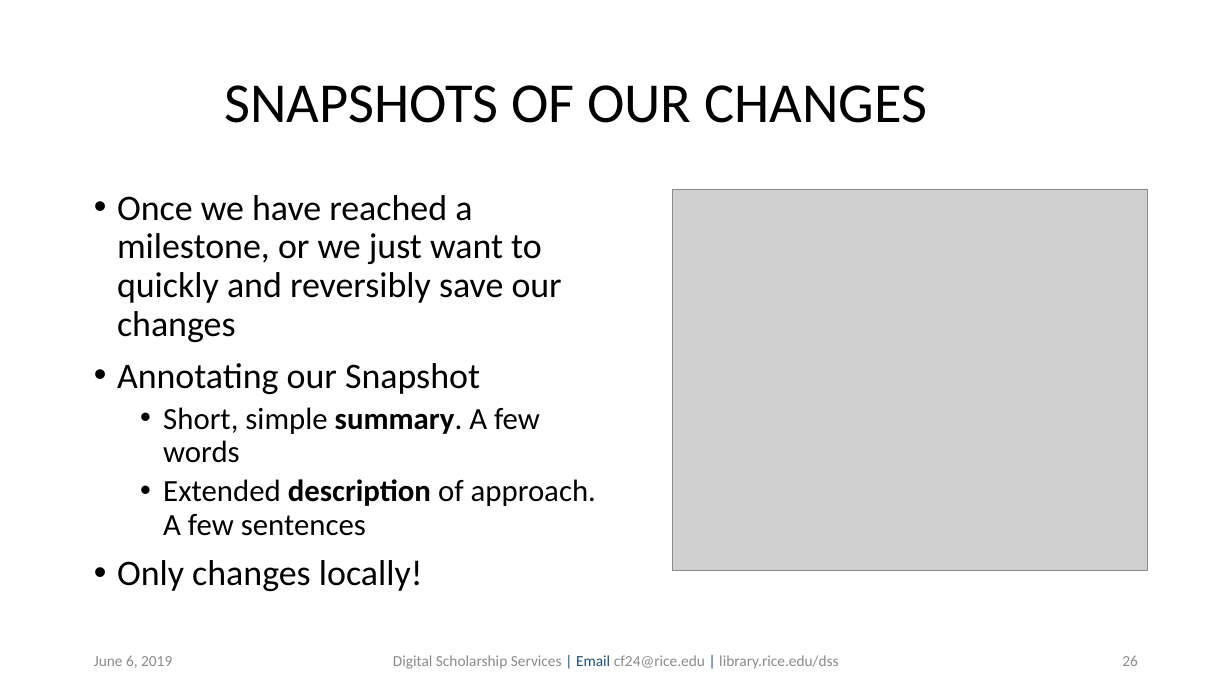
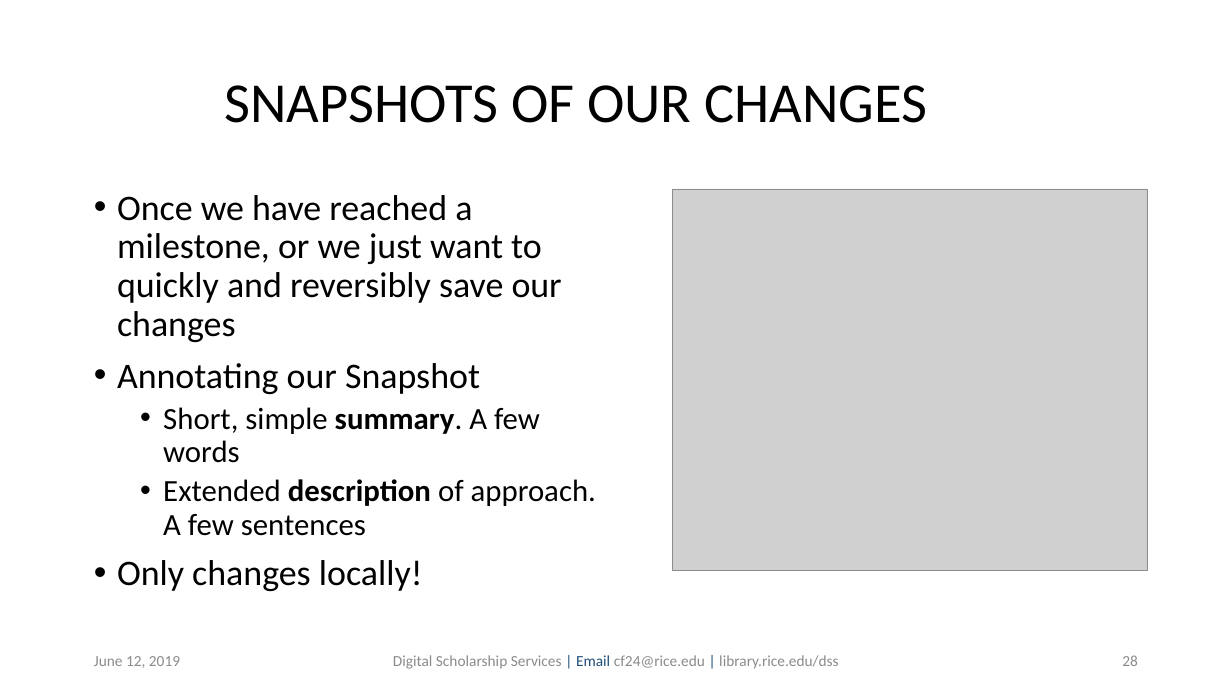
Before and after one commit to bakitybacon/rice-data-and-donuts, a slide deck: slide 28 of github/Introduction to Git & GitHub.pptx (slide 26 before the commit). Drawn at 1232x693 pixels with LibreOffice and Linux fonts; fonts in the diff are those of the drawing; grey boxes stand for pictures; background and template pictures are left out. Boxes give left, top, right and bottom in pixels: in the first picture for what was removed or moved away, otherwise in the second. Text is boxed around its words. In the diff, an @@ line names an element or a change of style, - is before the commit and + after.

```diff
--- a/github/Introduction to Git & GitHub.pptx
+++ b/github/Introduction to Git & GitHub.pptx
@@ text at [94, 656, 180, 668]: text changed @@
-June 6, 2019
+June 12, 2019
@@ page number at [1122, 655, 1138, 666]: text changed @@
-26
+28
```
Also in this commit, not shown: 40 other slides changed, 2 slides added.
